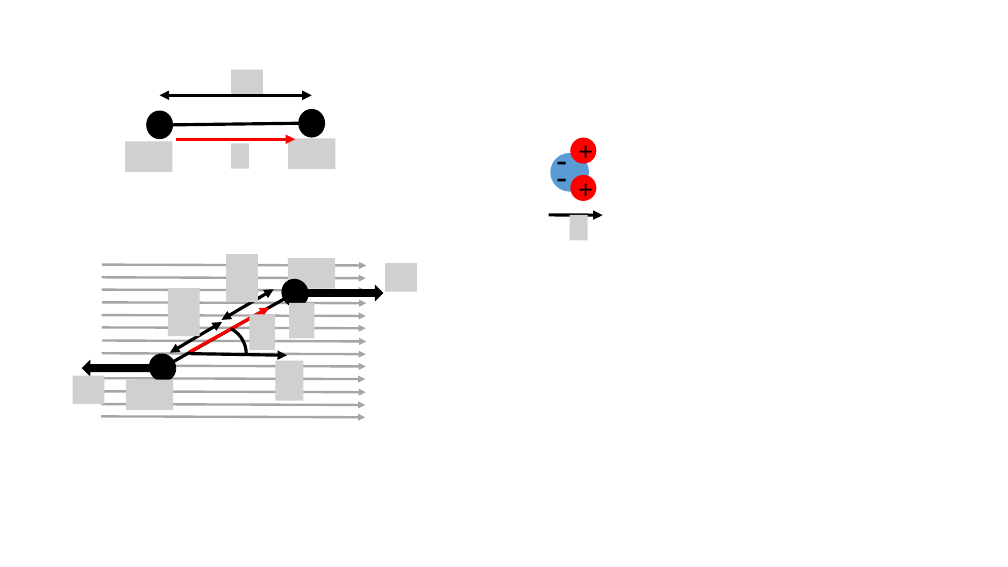
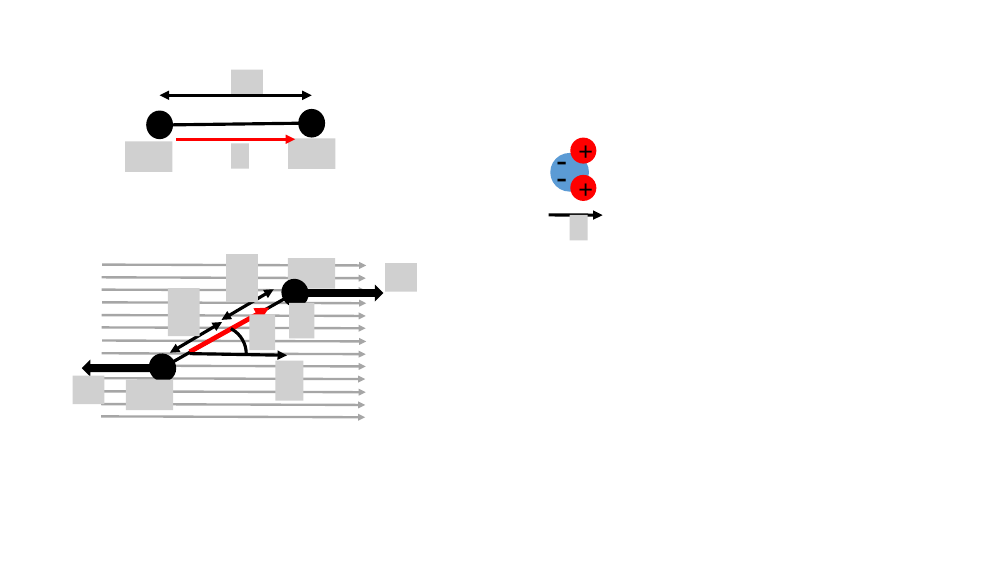
Before and after one commit to OSTP/PhysicsArtofModelling, a slide deck: slide 7 of tex/figures/ChargesFields/Figures.pptx. Drawn at 1008x567 pixels with LibreOffice and Linux fonts; fonts in the diff are those of the drawing; grey boxes stand for pictures. Boxes give left, top, right and bottom in pixels: in the first picture for what was removed or moved away, otherwise in the second. Text is boxed around its words. In the diff, an @@ line names an element or a change of style, - is before the commit and + after.

```diff
--- a/tex/figures/ChargesFields/Figures.pptx
+++ b/tex/figures/ChargesFields/Figures.pptx
@@ arrow (190, 352) - (269, 308): stroke #FF0000 3 pt to #FF0000 4.5 pt @@
```
Also in this commit, not shown: 2 other slides changed, 5 other files.
